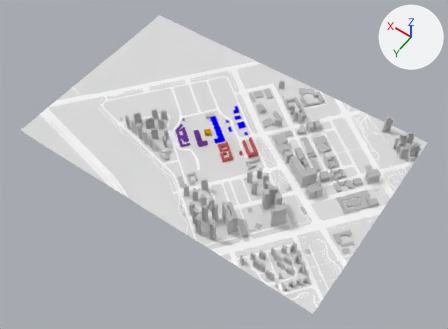
An edit to the glTF model public/models/rhino-simple/songdo.gltf, drawn before and after from the same camera.
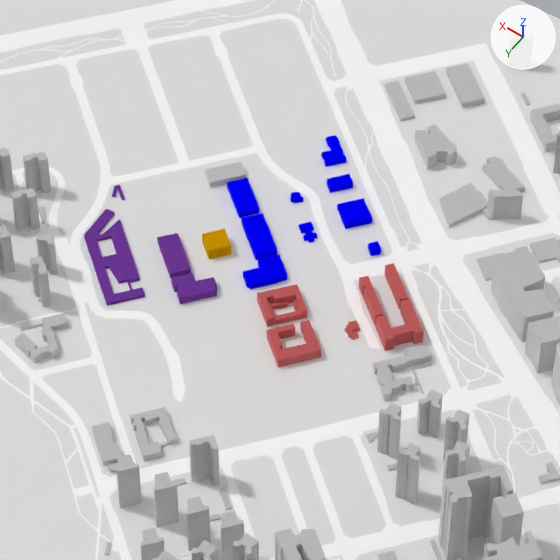
Each version is shown whole from a 50 mm lens placed at (-1.76, 2.43, 3.42), pointed at (-0.13, 0.16, -0.16), then close up on the part from 35% to 65% of the width and 22% to 64% of the height. The axes (+X, +Y, +Z) are drawn at upper right. The lights are the same throughout. Where no turn or scale is listed for an object, it has been applied to the vertices. Vertices at the same position are counted once.
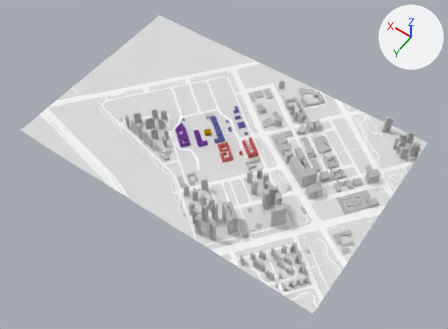
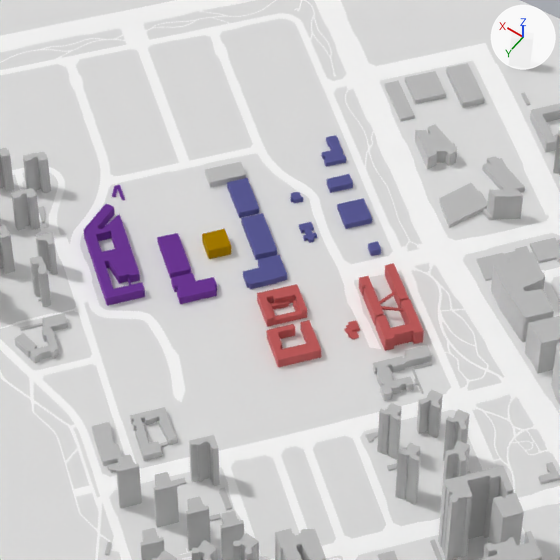
The newer file is also rescaled (x1000.0), turned or shifted as a whole; pictures and numbers use the older file's frame.

What differs and where, as boxes [x1, y1, x2, y2] in the close-ups (560 x 560 px; the box of a moved part takes in the faces that stretch with it):
'Mesh_0', recoloured, reshaped
    both: [0, 0, 560, 560]
part 1 of me_mesh_0, moved or reshaped
    both: [0, 0, 560, 560]
part 2 of me_mesh_0, recoloured
    both: [227, 135, 381, 289]
part 3 of me_mesh_0, recoloured
    both: [202, 229, 231, 259]

What the commit changed:
Material 'Material_0' (mat_material_0) changes colour from light grey #e0e0e0 to pink #e08888; in linear values from (0.745, 0.745, 0.745) to (0.749, 0.247, 0.247).
Material 'Material_2' (mat_material_2) changes colour from blue #0000ff to white #ffffff; in linear values from (0.0, 0.0, 1.0) to (1.0, 1.0, 1.0).
Material 'Material_3' (mat_material_3) changes colour from pink #e08888 to white #f4f4f4; in linear values from (0.749, 0.247, 0.247) to (0.902, 0.902, 0.902).
Material 'Material_4' (mat_material_4) changes colour from yellow #e8bf00 to light grey #e0e0e0; in linear values from (0.804, 0.522, 0.0) to (0.745, 0.745, 0.745).
Material 'Material_5' (mat_material_5) changes colour from white #f4f4f4 to blue #8686c3; in linear values from (0.902, 0.902, 0.902) to (0.239, 0.239, 0.545).
Material 'Material_6' (mat_material_6) changes colour from white #ffffff to yellow #d0ab00; in linear values from (1.0, 1.0, 1.0) to (0.631, 0.408, 0.0).
me_mesh_0 is used by ob_mesh_0; location (-1.265, 0.825, -0.089).
me_mesh_0 had 23240 vertices, 42085 faces and spanned x 0.0..2.53, y -1.65..0.0, z 0.0..0.18.
me_mesh_0 now has 23258 vertices, 42107 faces, 2 loose edges and spans x 0.0..2.53, y -1.65..0.0, z 0.0..0.18.
me_mesh_0 part 1: 2010 vertices moved from x 0.0..2.51, y -1.65..0.0, z 0.0..0.02 to x 0.0..2.51, y -1.65..0.0, z 0.0..0.03; 17 vertices removed from x 0.89..2.02, y -0.99..-0.58, z 0.01..0.02; 35 vertices added at x 1.0..1.5, y -1.07..-0.61, z 0.01..0.03.
me_mesh_0 part 2: 282 faces spanning x 1.12..1.44, y -1.13..-0.74, z 0.01..0.02 switch from mat_material_2 (blue #0000ff) to mat_material_5 (blue #8686c3).
me_mesh_0 part 3: 12 faces spanning x 1.34..1.39, y -0.81..-0.75, z 0.01..0.03 switch from mat_material_4 (yellow #e8bf00) to mat_material_6 (yellow #d0ab00).
